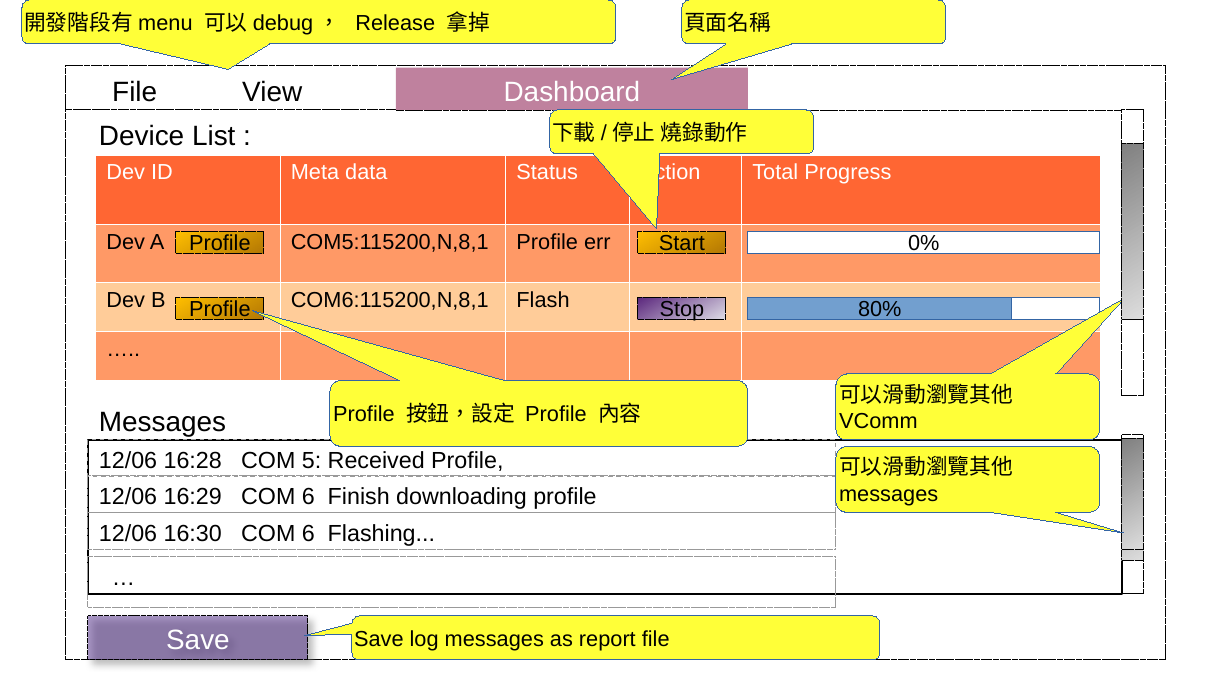
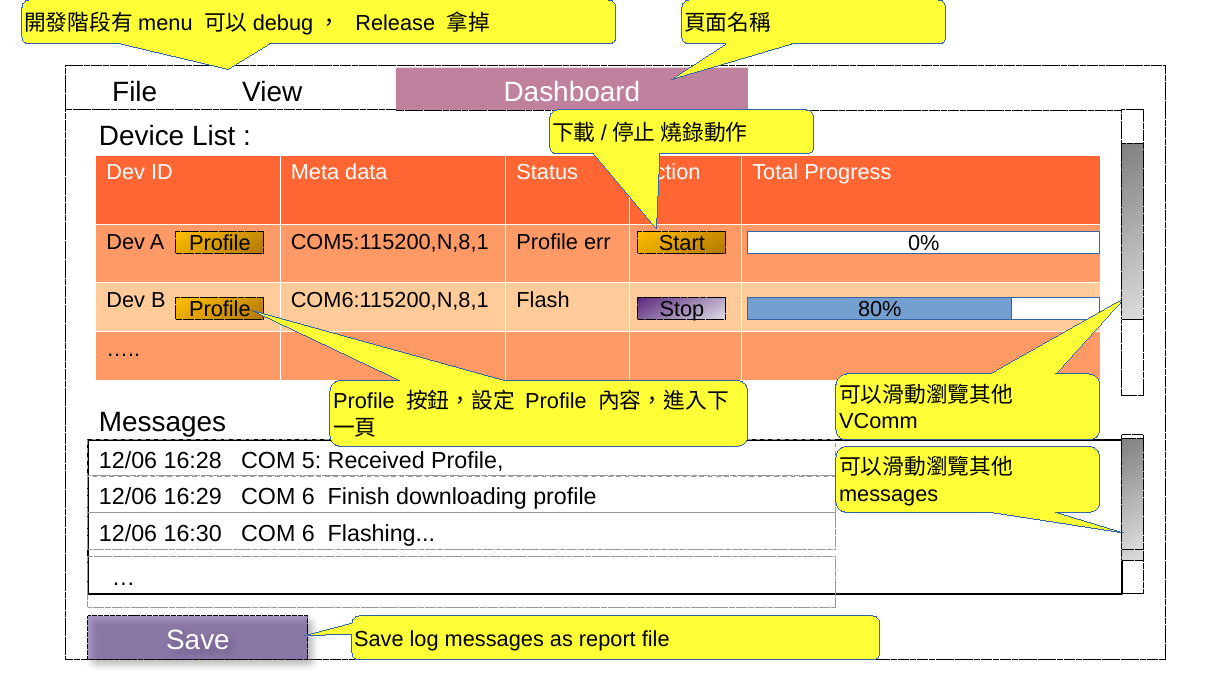
Before and after one commit to tomjpsun/obsidianVaults, a slide deck: slide 2 of DM9051A OTP 燒錄專案/Sketch.odp. Drawn at 1232x693 pixels with LibreOffice and Linux fonts; fonts in the diff are those of the drawing. Boxes give left, top, right and bottom in pixels: in the first picture for what was removed or moved away, otherwise in the second. Text is boxed around its words. In the diff, an @@ line names an element or a change of style, - is before the commit and + after.

```diff
--- a/DM9051A OTP 燒錄專案/Sketch.odp
+++ b/DM9051A OTP 燒錄專案/Sketch.odp
@@ text in rounded speech box at bbox=[333, 389, 729, 437]: text changed @@
-Profile 按鈕，設定 Profile 內容
+Profile 按鈕，設定 Profile 內容，進入下一頁
```
Also in this commit, not shown: 1 other slide changed, 1 other file.
